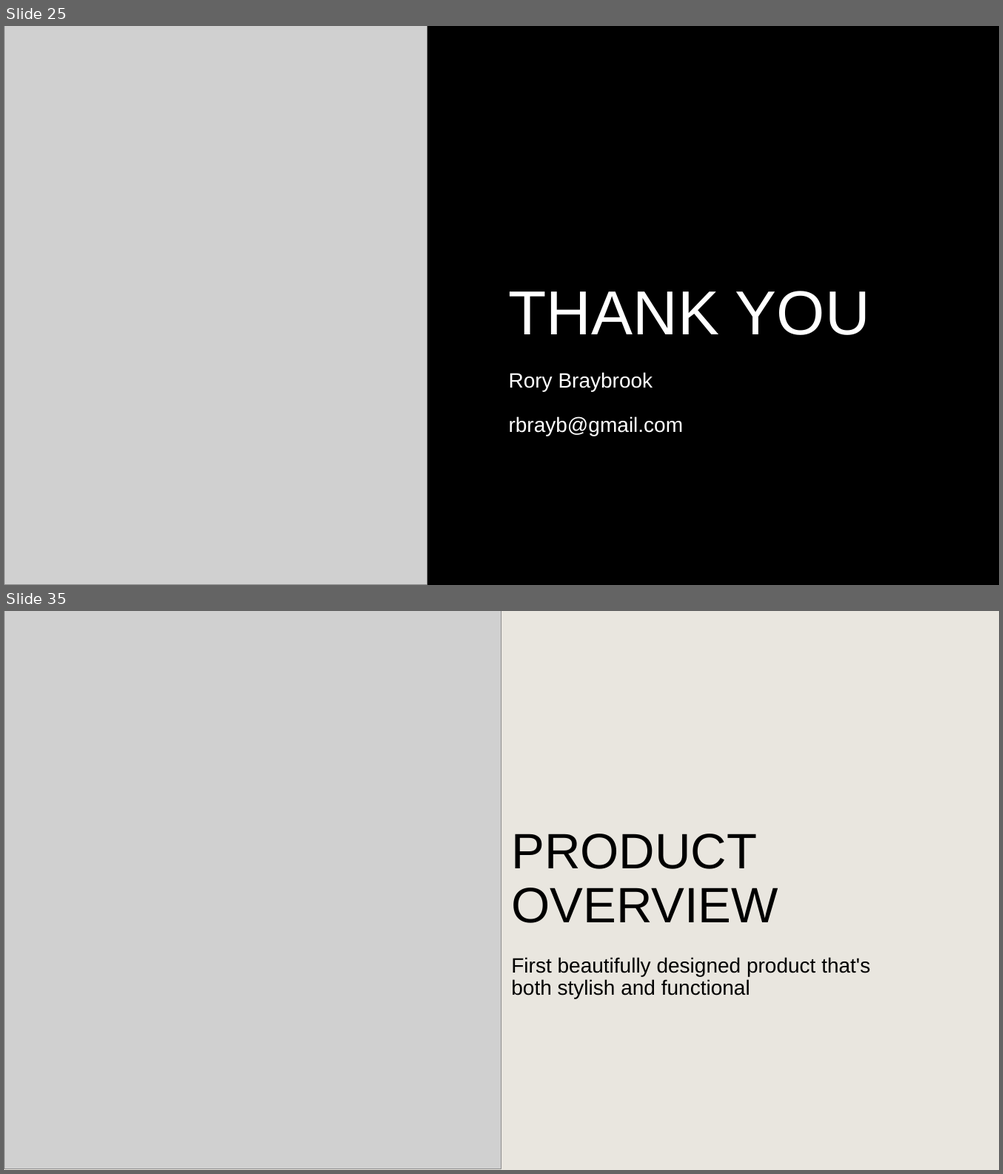
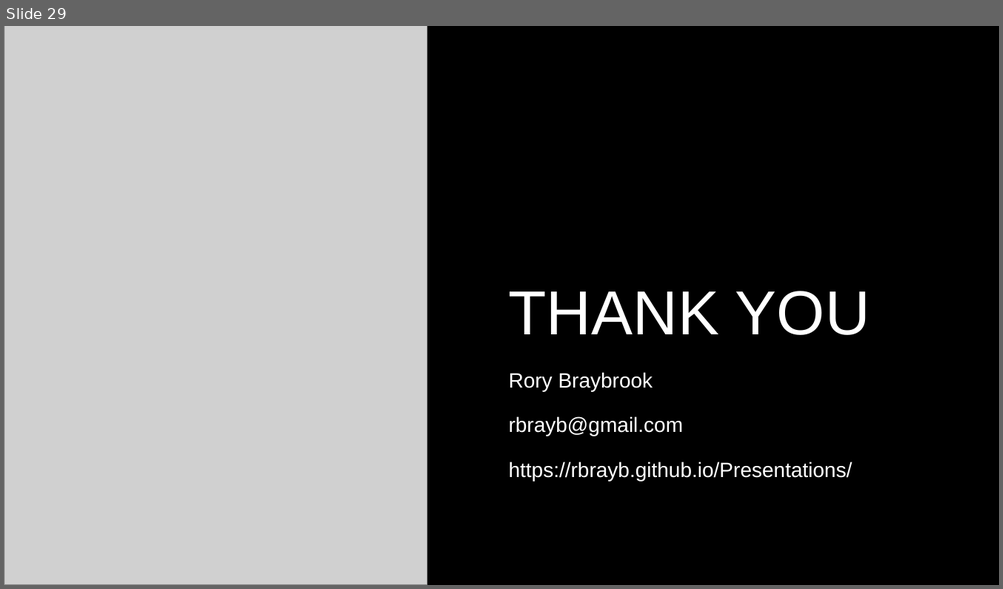
Before and after one commit to rbrayb/Presentations, a slide deck: A-lap-around-EEID/A-lap-around-EEID.pptx. Shown one above the other, each under a label of ours: slides 25 and 35 before the commit, slide 29 after it; the slides between them are not shown. The pictures are 1003x1174 and 1003x589 pixels, drawn with LibreOffice and Linux fonts; fonts in the diff are those of the drawing; grey boxes stand for pictures; background and template pictures are left out. Boxes give left, top, right and bottom in pixels: in the first picture for what was removed or moved away, otherwise in the second. Text is boxed around its words. In the diff, an @@ line names an element or a change of style, - is before the commit and + after.

```diff
--- a/A-lap-around-EEID/A-lap-around-EEID.pptx
+++ b/A-lap-around-EEID/A-lap-around-EEID.pptx
@@ slide 35 removed at (x1=4, y1=611, x2=999, y2=1170), background #E9E6DF @@
@@ picture removed at (x1=4, y1=611, x2=502, y2=1170) @@
@@ title removed at (x1=511, y1=834, x2=777, y2=923) @@
-PRODUCT OVERVIEW
@@ text removed at (x1=511, y1=957, x2=870, y2=999) @@
-First beautifully designed product that's both stylish and functional
@@ what was slide 25 is now slide 29 @@
@@ slide 29 changed as well @@
@@ text at (x1=509, y1=462, x2=852, y2=481): paragraph added @@
+https://rbrayb.github.io/Presentations/
```
Also in this commit, not shown: 3 other slides changed, 5 slides added, 12 other slides removed.
